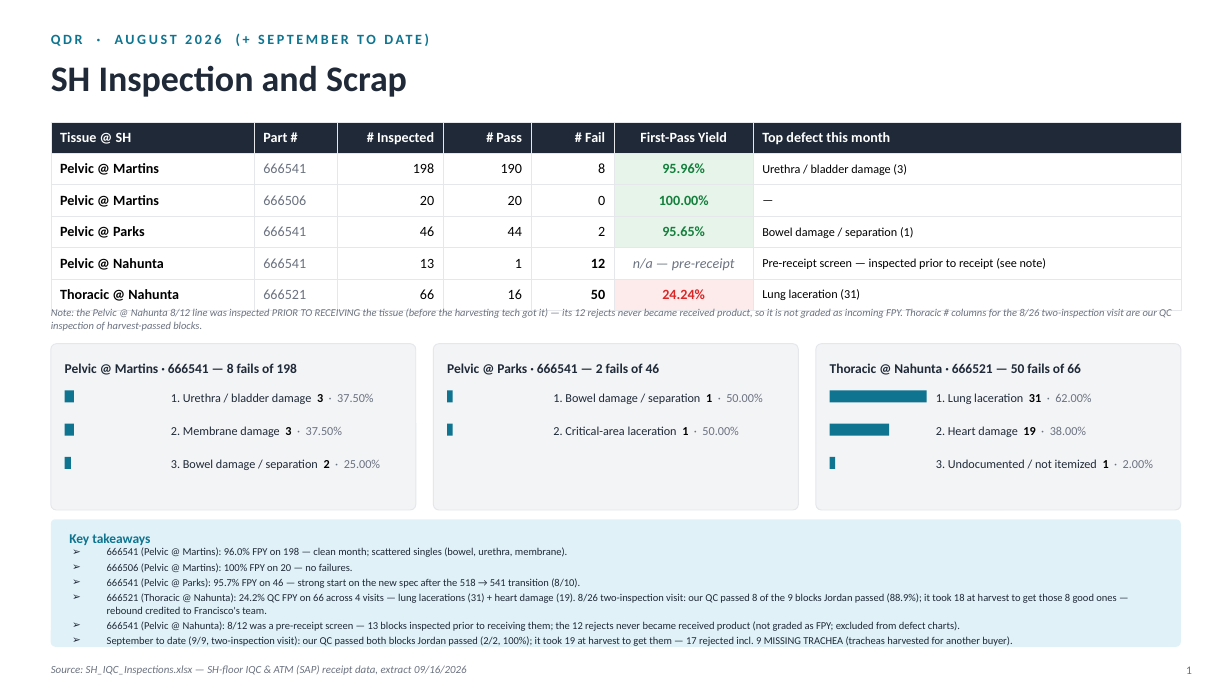
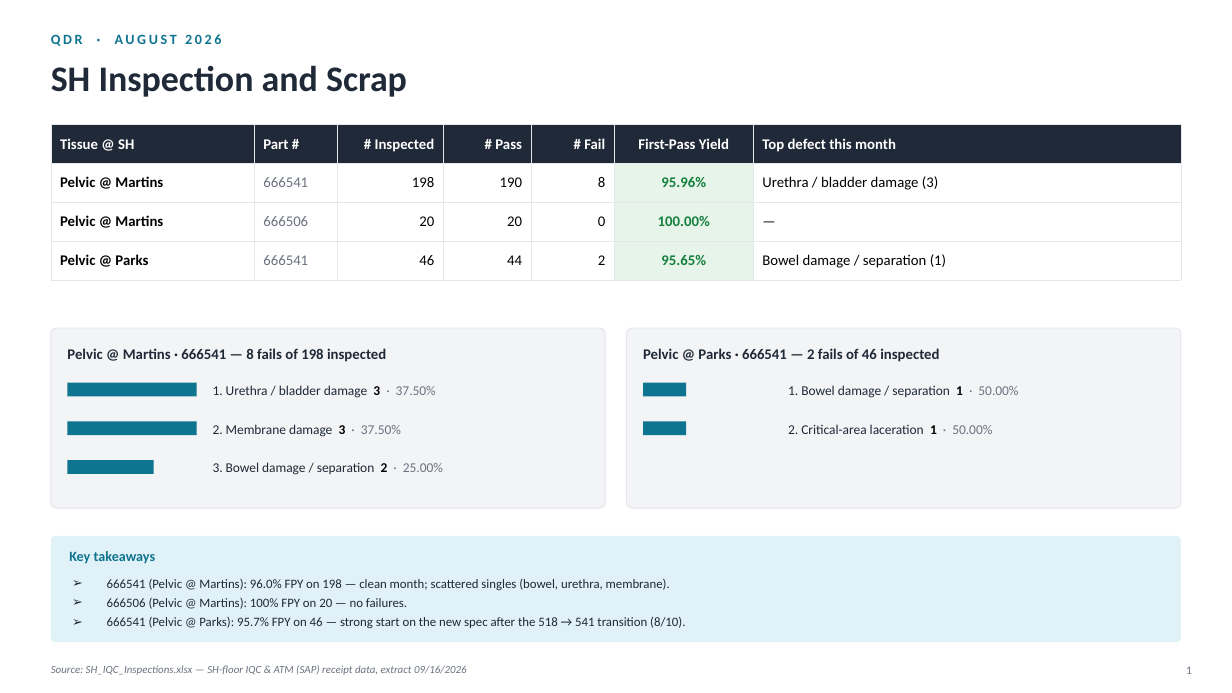
Before and after one commit to naviero1/Claude-Works, a slide deck: slide 1 of QC inspections suppliers/QDR_Slides_AugSep2026.pptx. Drawn at 1232x693 pixels with LibreOffice and Linux fonts; fonts in the diff are those of the drawing. Boxes give left, top, right and bottom in pixels: in the first picture for what was removed or moved away, otherwise in the second. Text is boxed around its words. In the diff, an @@ line names an element or a change of style, - is before the commit and + after.

```diff
--- a/QC inspections suppliers/QDR_Slides_AugSep2026.pptx
+++ b/QC inspections suppliers/QDR_Slides_AugSep2026.pptx
@@ table at bbox=[51, 125, 1181, 272] @@
-row 5: Pelvic @ Nahunta | 666541 | 13 | 1 | 12 | n/a — pre-receipt | Pre-receipt screen — inspected prior to receipt (see note)
-row 6: Thoracic @ Nahunta | 666521 | 66 | 16 | 50 | 24.24% | Lung laceration (31)
@@ proportions changed in 3 elements at bbox=[51, 536, 1181, 642], bbox=[627, 328, 1181, 508], bbox=[51, 328, 605, 508] @@
@@ rounded rectangle: place and size @@
-rounded rectangle at bbox=[51, 344, 416, 510]
+rounded rectangle at bbox=[51, 328, 605, 508]
@@ text removed at bbox=[51, 308, 1171, 331] @@
-Note: the Pelvic @ Nahunta 8/12 line was inspected PRIOR TO RECEIVING the tissue (before the harvesting tech got it) — its 12 rejects never became received product, so it is not graded as incoming FPY. Thoracic # columns for the 8/26 two-inspection visit are our QC inspection of harvest-passed blocks.
@@ rounded rectangle: place and size @@
-rounded rectangle at bbox=[816, 344, 1181, 510]
+rounded rectangle at bbox=[627, 328, 1181, 508]
@@ text at bbox=[67, 348, 386, 362]: text changed; size 10.5 to 11.5 pt @@
-Pelvic @ Martins · 666541 — 8 fails of 198
+Pelvic @ Martins · 666541 — 8 fails of 198 inspected
@@ rounded rectangle removed at bbox=[433, 344, 799, 510] @@
@@ text at bbox=[643, 348, 939, 362]: text changed; size 10.5 to 11.5 pt @@
-Pelvic @ Parks · 666541 — 2 fails of 46
+Pelvic @ Parks · 666541 — 2 fails of 46 inspected
@@ rectangle: place and size @@
-rectangle at bbox=[65, 390, 74, 402]
+rectangle at bbox=[67, 383, 197, 396]
@@ text "1. Urethra / bladder damage ...": place and size @@
-text "1. Urethra / bladder damage ..." at bbox=[171, 393, 373, 404]
+text "1. Urethra / bladder damage ..." at bbox=[213, 385, 436, 398]
@@ rectangle: place and size @@
-rectangle at bbox=[830, 390, 927, 402]
+rectangle at bbox=[643, 383, 687, 396]
@@ text "1. Bowel damage / separation ...": place and size @@
-text "1. Bowel damage / separation ..." at bbox=[553, 393, 762, 404]
+text "1. Bowel damage / separation ..." at bbox=[788, 385, 1018, 398]
@@ text removed at bbox=[830, 363, 1081, 373] @@
-Thoracic @ Nahunta · 666521 — 50 fails of 66
@@ text "2. Membrane damage 3 · ...": place and size @@
-text "2. Membrane damage 3 · ..." at bbox=[171, 426, 342, 437]
+text "2. Membrane damage 3 · ..." at bbox=[213, 424, 401, 437]
@@ rectangle removed at bbox=[447, 390, 453, 402] @@
@@ size 9.5 to 10.5 pt in 5 elements at bbox=[213, 424, 401, 437], bbox=[213, 462, 443, 475], bbox=[213, 385, 436, 398], bbox=[788, 385, 1018, 398], bbox=[788, 424, 992, 434] @@
@@ text "2. Critical-area laceration 1 · ...": place and size @@
-text "2. Critical-area laceration 1 · ..." at bbox=[553, 426, 738, 435]
+text "2. Critical-area laceration 1 · ..." at bbox=[788, 424, 992, 434]
@@ text removed at bbox=[936, 393, 1091, 404] @@
-1. Lung laceration 31 · 62.00%
@@ rectangle: place and size @@
-rectangle at bbox=[65, 423, 74, 435]
+rectangle at bbox=[67, 421, 197, 435]
@@ rectangle removed at bbox=[447, 423, 453, 435] @@
@@ rectangle: place and size @@
-rectangle at bbox=[830, 423, 889, 435]
+rectangle at bbox=[643, 421, 687, 435]
@@ text removed at bbox=[936, 426, 1086, 437] @@
-2. Heart damage 19 · 38.00%
@@ rectangle: place and size @@
-rectangle at bbox=[65, 457, 71, 470]
+rectangle at bbox=[67, 460, 153, 474]
@@ text "3. Bowel damage / separation ...": place and size @@
-text "3. Bowel damage / separation ..." at bbox=[171, 459, 380, 470]
+text "3. Bowel damage / separation ..." at bbox=[213, 462, 443, 475]
@@ rectangle removed at bbox=[830, 457, 836, 470] @@
@@ text removed at bbox=[936, 459, 1153, 468] @@
-3. Undocumented / not itemized 1 · 2.00%
@@ rounded rectangle: place and size @@
-rounded rectangle at bbox=[51, 519, 1181, 647]
+rounded rectangle at bbox=[51, 536, 1181, 642]
@@ text "Key takeaways": place and size @@
-text "Key takeaways" at bbox=[69, 533, 150, 545]
+text "Key takeaways" at bbox=[69, 551, 156, 564]
@@ text "Key takeaways" at bbox=[69, 551, 156, 564]: size 10.5 to 11 pt @@
@@ text "666541 (Pelvic @ Martins): 96.0% ...": place and size @@
-text "666541 (Pelvic @ Martins): 96.0% ..." at bbox=[107, 547, 1116, 646]
+text "666541 (Pelvic @ Martins): 96.0% ..." at bbox=[107, 579, 685, 628]
@@ text "666541 (Pelvic @ Martins): 96.0% ..." at bbox=[107, 579, 685, 628]: size 8.2 to 10 pt; more space between paragraphs @@
@@ text at bbox=[107, 593, 1116, 646]: paragraphs removed @@
-➢ 666521 (Thoracic @ Nahunta): 24.2% QC FPY on 66 across 4 visits — lung lacerations (31) + heart damage (19). 8/26 two-inspection visit: our QC passed 8 of the 9 blocks Jordan passed (88.9%); it took 18 at harvest to get those 8 good ones — rebound credited to Francisco's team.
-➢ 666541 (Pelvic @ Nahunta): 8/12 was a pre-receipt screen — 13 blocks inspected prior to receiving them; the 12 rejects never became received product (not graded as FPY; excluded from defect charts).
-➢ September to date (9/9, two-inspection visit): our QC passed both blocks Jordan passed (2/2, 100%); it took 19 at harvest to get them — 17 rejected incl. 9 MISSING TRACHEA (tracheas harvested for another buyer).
```
Also in this commit, not shown: 1 other slide changed.
